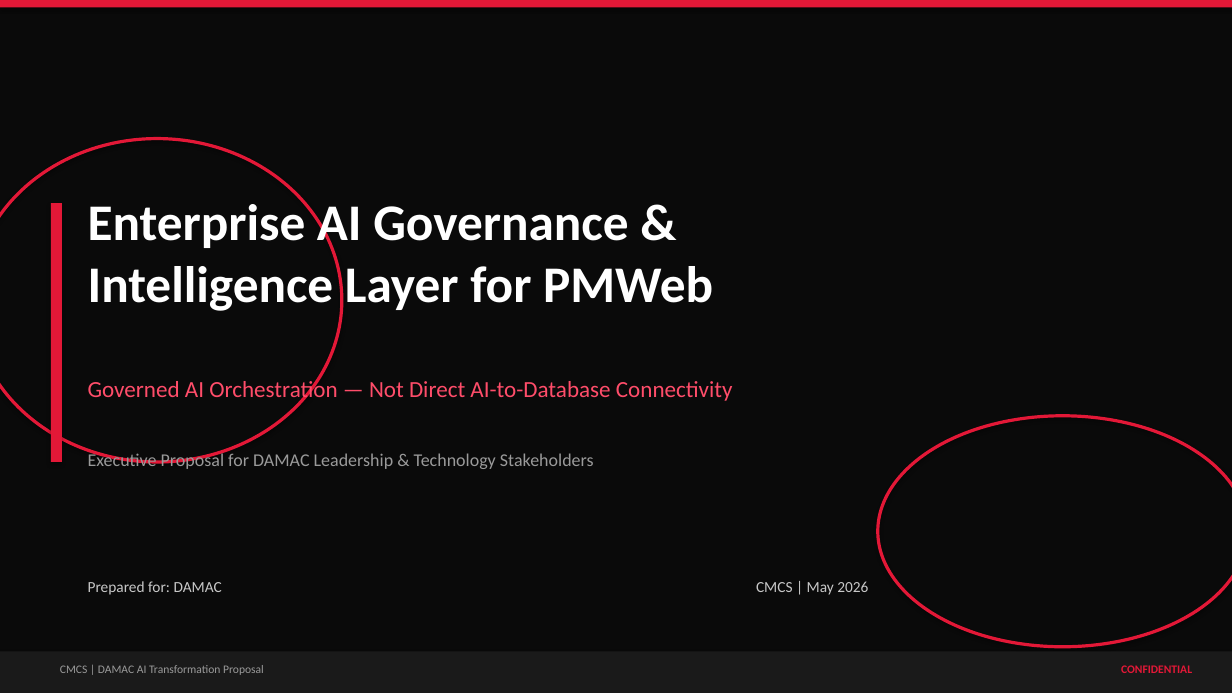
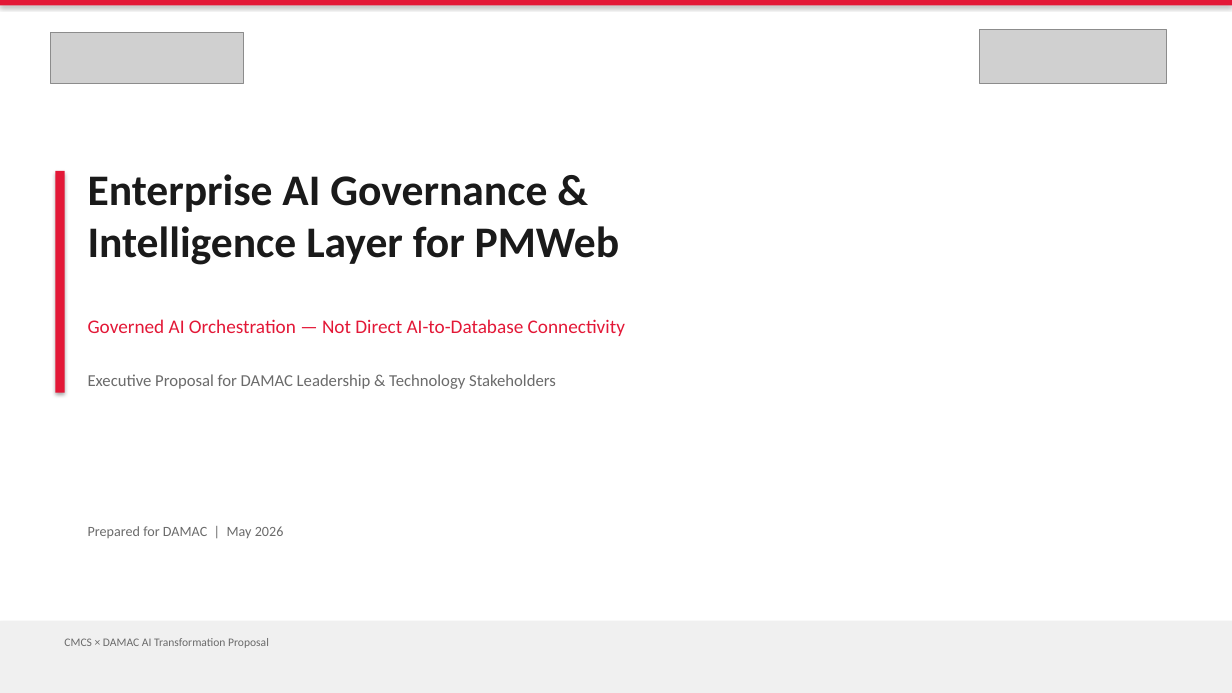
Before and after one commit to vishnushankar9024/procurehubibi, a slide deck: slide 1 of output/DAMAC_PMWeb_AI_Governance_Intelligence_Layer.pptx. Drawn at 1232x693 pixels with LibreOffice and Linux fonts; fonts in the diff are those of the drawing; grey boxes stand for pictures. Boxes give left, top, right and bottom in pixels: in the first picture for what was removed or moved away, otherwise in the second. Text is boxed around its words. In the diff, an @@ line names an element or a change of style, - is before the commit and + after.

```diff
--- a/output/DAMAC_PMWeb_AI_Governance_Intelligence_Layer.pptx
+++ b/output/DAMAC_PMWeb_AI_Governance_Intelligence_Layer.pptx
@@ background #0A0A0A to #FFFFFF @@
@@ picture added at bbox=[51, 32, 244, 83] @@
@@ picture added at bbox=[980, 30, 1167, 83] @@
@@ ellipse removed at bbox=[0, 139, 342, 462] @@
@@ rectangle: place and size @@
-rectangle at bbox=[51, 203, 62, 462]
+rectangle at bbox=[55, 171, 65, 393]
@@ text "Enterprise AI Governance & Intelligence ...": place and size @@
-text "Enterprise AI Governance & Intelligence ..." at bbox=[88, 198, 713, 311]
+text "Enterprise AI Governance & Intelligence ..." at bbox=[88, 174, 620, 265]
@@ text "Enterprise AI Governance & Intelligence ..." at bbox=[88, 174, 620, 265]: size 40 to 34 pt, text colour #FFFFFF to #1A1A1A @@
@@ text "Governed AI Orchestration — Not ...": place and size @@
-text "Governed AI Orchestration — Not ..." at bbox=[88, 377, 733, 403]
+text "Governed AI Orchestration — Not ..." at bbox=[88, 319, 625, 336]
@@ text "Governed AI Orchestration — Not ..." at bbox=[88, 319, 625, 336]: size 18 to 15 pt, text colour #FF4D6A to #E31837 @@
@@ text "Executive Proposal for DAMAC Leadership ...": place and size @@
-text "Executive Proposal for DAMAC Leadership ..." at bbox=[88, 451, 594, 469]
+text "Executive Proposal for DAMAC Leadership ..." at bbox=[88, 374, 556, 389]
@@ text "Executive Proposal for DAMAC Leadership ..." at bbox=[88, 374, 556, 389]: size 14 to 13 pt, text colour #9A9A9A to #6B6B6B @@
@@ ellipse removed at bbox=[878, 416, 1232, 647] @@
@@ text at bbox=[88, 526, 284, 538]: text changed; size 12 to 11 pt; text colour #C8C8C8 to #6B6B6B @@
-Prepared for: DAMAC
+Prepared for DAMAC | May 2026
@@ text removed at bbox=[756, 581, 868, 595] @@
-CMCS | May 2026
@@ rectangle: place and size @@
-rectangle at bbox=[0, 652, 1232, 693]
+rectangle at bbox=[0, 621, 1232, 693]
@@ rectangle at bbox=[0, 621, 1232, 693]: fill #1A1A1A to #F0F0F0 @@
@@ text at bbox=[64, 638, 269, 648]: text changed; text colour #9A9A9A to #6B6B6B @@
-CMCS | DAMAC AI Transformation Proposal
+CMCS × DAMAC AI Transformation Proposal
@@ text removed at bbox=[1121, 665, 1192, 673] @@
-CONFIDENTIAL
```
Also in this commit, not shown: 33 other slides changed, 1 slide added, 1 slide removed, 5 other files.
